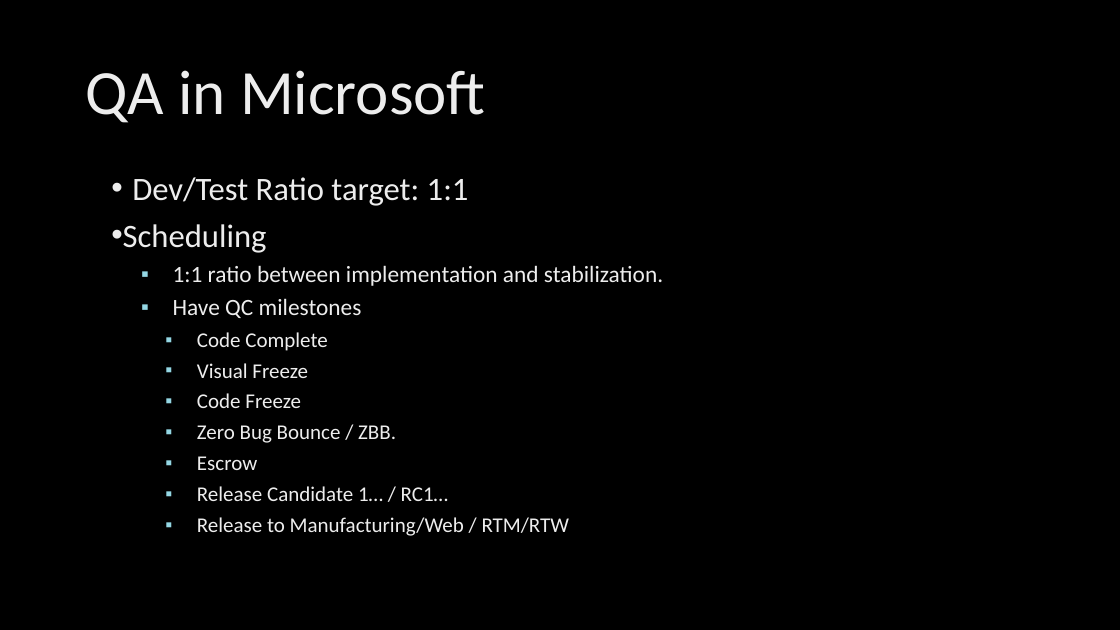
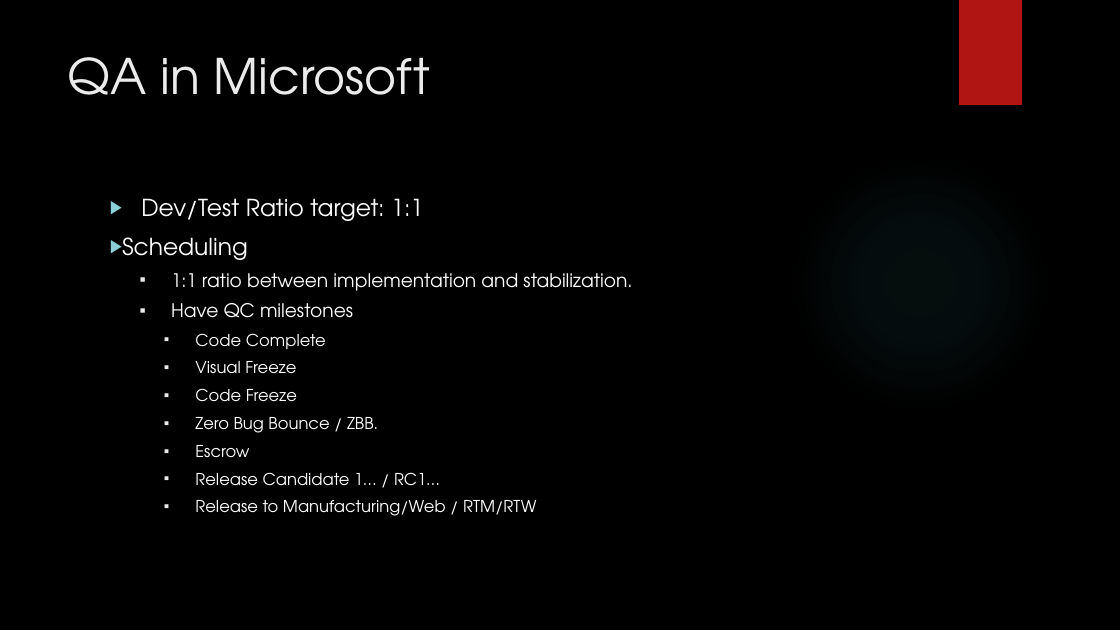
Before and after one commit to xinase/ASE, a slide deck: slide 8 of chapter13/ASE_13_Testing.pptx. Drawn at 1120x630 pixels with LibreOffice and Linux fonts; fonts in the diff are those of the drawing; background and template pictures are left out. Boxes give left, top, right and bottom in pixels: in the first picture for what was removed or moved away, otherwise in the second. Text is boxed around its words. In the diff, an @@ line names an element or a change of style, - is before the commit and + after.

```diff
--- a/chapter13/ASE_13_Testing.pptx
+++ b/chapter13/ASE_13_Testing.pptx
@@ rectangle added at <box>959,0,1022,105</box>, fill #B01513 @@
@@ title "QA in Microsoft": place and size @@
-title "QA in Microsoft" at <box>85,70,486,123</box>
+title "QA in Microsoft" at <box>68,57,431,95</box>
@@ title "QA in Microsoft" at <box>68,57,431,95</box>: size 54 to 42 pt, font Calibri to TeX Gyre Adventor, text colour gradient #BFBFBF to #EDEDED to #FFFFFF to #EBEBEB; line spacing 0.9 to 1; vertical alignment middle to top @@
@@ text "Dev/Test Ratio target: 1:1": place and size @@
-text "Dev/Test Ratio target: 1:1" at <box>123,177,663,536</box>
+text "Dev/Test Ratio target: 1:1" at <box>122,198,632,516</box>
@@ text "Dev/Test Ratio target: 1:1" at <box>122,198,632,516</box>: size 28 to 20 pt in "Dev/Test Ratio target: 1:1", "Scheduling"; font Calibri to TeX Gyre Adventor, text colour gradient #BFBFBF to #EDEDED to #FFFFFF to #FFFFFF; size 20 to 16 pt in "1:1 ratio between implementation and stabilization.", "Have QC milestones"; size 18 to 14 pt in "Code Complete", "Visual Freeze", "Code Freeze", "Zero Bug Bounce / ZBB." and 3 more places; bullet • to ▶; line spacing 0.9 to 1; bullet colour #94D7E4 to #EBEBEB @@
```
Also in this commit, not shown: 43 other slides changed.
